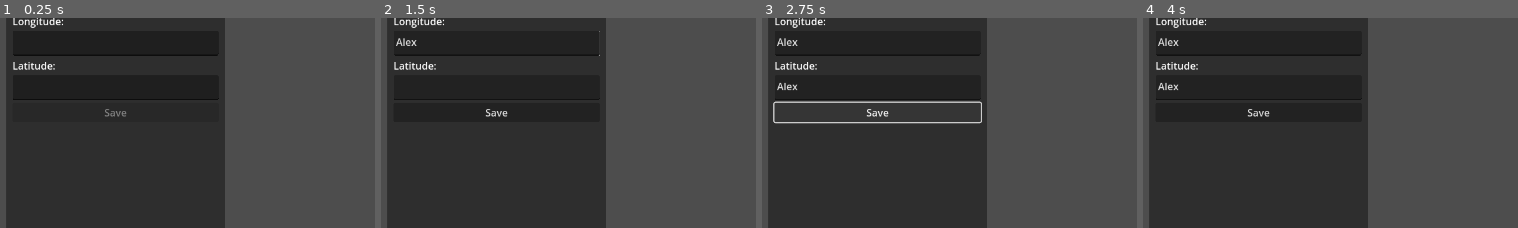
Above: before the commit, frames 1-4 (left to right).
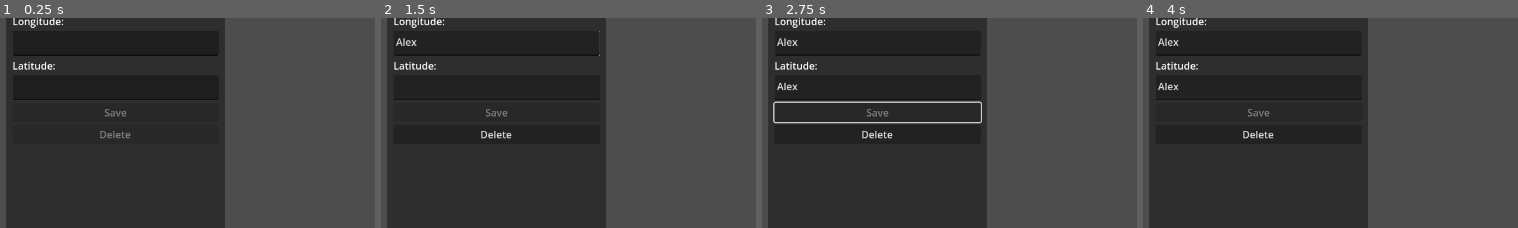
Above: after the commit, the same moments.

Repository: NotYetTerminal/Interactive-Map-SETU-Carlow
Game: Godot game, scene res://root.tscn
Same seed, same stepped clock (60 frames per second), same inputs: the game is played once before the commit and once after it. The engine's default icon, where the game draws it, is replaced by a stand-in: a white triangle on a blue panel in a dark square.
Inputs (mouse positions are % of the whole screen's width and height, from its top left):
- Up to frame 1 (0.25 s): no input
- Up to frame 2 (1.5 s): click "Edit Mode" at 0.5 s; click (15, 17) at 1.27 s; type "Alex" at 1.35 s
- Up to frame 3 (2.75 s): click (15, 27) at 1.5 s; type "Alex" at 1.58 s; click (15, 33) at 2 s, where only the run before the commit has a clickable "Save"
- Up to frame 4 (4 s): click "Edit Mode" at 2.75 s; click "Edit Mode" at 3.5 s
The pictures show only the part of the screen within x 0-50%, y 11-61%; the shares and areas given below are measured in that part.

The runs differ from the first frame. In frame 1, 0.1% of the frame differs, in the area x 26-35%, y 53-58%; in frame 2, 0.3%; in frame 3, 0.3%, in the area x 26-35%, y 43-58%; in frame 4, 0.3%.
Error in both runs: Invalid operands 'String' and 'int' in operator '+'. (res://firebase/firebase_connector.gd:65)

Commit message:
Work on structure deletion, query bug fixed

Diff:
--- a/interactive-map-of-setu-carlow/firebase/firebase_connector.gd
+++ b/interactive-map-of-setu-carlow/firebase/firebase_connector.gd
@@ -84,8 +84,6 @@
 	# Run for each document in collection
 	for structure_document: FirestoreDocument in await Firebase.Firestore.list(collection_path):
 		sub_collection_path = collection_path + "/" + structure_document.doc_name + '/'
-		# Add reference to Waypoints collection
-		structure_document.document[WAYPOINTS_COLLECTION] = {}
 		print(structure_document)
 
 		# Save data and run for specific sub collection
@@ -97,8 +95,9 @@
 					structure_document.document[WAYPOINTS_COLLECTION] = {}
 					structure_document.document[BUILDINGS_COLLECTION] = {}
 				else:
-					structure_document.document[WAYPOINTS_COLLECTION] = Globals.offline_data[structure_document.doc_name][WAYPOINTS_COLLECTION]
-					structure_document.document[BUILDINGS_COLLECTION] = Globals.offline_data[structure_document.doc_name][BUILDINGS_COLLECTION]
+					# Convert dictionary to deep copy
+					structure_document.document[WAYPOINTS_COLLECTION] = str_to_var(var_to_str(Globals.offline_data[structure_document.doc_name][WAYPOINTS_COLLECTION]) )
+					structure_document.document[BUILDINGS_COLLECTION] = str_to_var(var_to_str(Globals.offline_data[structure_document.doc_name][BUILDINGS_COLLECTION]))
 
 				# Save to Base_Map document id
 				new_offline_data[structure_document.doc_name] = structure_document.document
@@ -123,8 +122,9 @@
 					structure_document.document[WAYPOINTS_COLLECTION] = {}
 					structure_document.document[ROOMS_COLLECTION] = {}
 				else:
-					structure_document.document[WAYPOINTS_COLLECTION] = Globals.offline_data[collection_path.split('/')[1]][BUILDINGS_COLLECTION][structure_document.doc_name][WAYPOINTS_COLLECTION]
-					structure_document.document[ROOMS_COLLECTION] = Globals.offline_data[collection_path.split('/')[1]][BUILDINGS_COLLECTION][structure_document.doc_name][ROOMS_COLLECTION]
+					# Convert dictionary to deep copy
+					structure_document.document[WAYPOINTS_COLLECTION] = str_to_var(var_to_str(Globals.offline_data[collection_path.split('/')[1]][BUILDINGS_COLLECTION][structure_document.doc_name][WAYPOINTS_COLLECTION]))
+					structure_document.document[ROOMS_COLLECTION] = str_to_var(var_to_str(Globals.offline_data[collection_path.split('/')[1]][BUILDINGS_COLLECTION][structure_document.doc_name][ROOMS_COLLECTION]))
 
 				# Save to Base_Map document id -> Buildings collection -> Building document id
 				new_offline_data[collection_path.split('/')[1]][BUILDINGS_COLLECTION][structure_document.doc_name] = structure_document.document
@@ -148,14 +148,15 @@
 				if new_collection:
 					structure_document.document[WAYPOINTS_COLLECTION] = {}
 				else:
-					structure_document.document[WAYPOINTS_COLLECTION] = Globals.offline_data[collection_path.split('/')[1]][BUILDINGS_COLLECTION][collection_path.split('/')[3]][ROOMS_COLLECTION][structure_document.doc_name][WAYPOINTS_COLLECTION]
+					# Convert dictionary to deep copy
+					structure_document.document[WAYPOINTS_COLLECTION] = str_to_var(var_to_str(Globals.offline_data[collection_path.split('/')[1]][BUILDINGS_COLLECTION][collection_path.split('/')[3]][ROOMS_COLLECTION][structure_document.doc_name][WAYPOINTS_COLLECTION]))
 
 				# Save to Base_Map document id -> Buildings collection -> Building document id -> Rooms collection -> Room document id
 				new_offline_data[collection_path.split('/')[1]][BUILDINGS_COLLECTION][collection_path.split('/')[3]][ROOMS_COLLECTION][structure_document.doc_name] = structure_document.document
 
 				# Run for Waypoints collection
 				@warning_ignore("unsafe_call_argument")
-				if new_collection || int(structure_document.document['wa …(129 unchanged characters)… n_path.split('/')[3]][ROOMS_COLLECTION]['waypoints_updated_time']['integerValue']):
+				if new_collection || int(structure_document.document['wa …(129 unchanged characters)… n_path.split('/')[3]][ROOMS_COLLECTION][structure_document.doc_name]['waypoints_updated_time']['integerValue']):
 					# Run for each Waypoint document in collection
 					for waypoint_document: FirestoreDocument in await Firebase.Firestore.list(sub_collection_path + WAYPOINTS_COLLECTION):
 						# Save to Base_Map document id -> Buildings collection -> Building document id -> Rooms collection -> Room document id -> Waypoints collection -> Waypoint document id
@@ -291,3 +292,9 @@
 						waypoint_document.add_or_update_field(field_name, Globals.offline_data[base_map_id][WAYPOINTS_COLLECTION][waypoint_document.doc_name][field_name].values()[0])
 				_document = await Firebase.Firestore.collection('Base_Map/' + base_map_id + '/' + WAYPOINTS_COLLECTION).update(waypoint_document)
 				break
+
+# Delete the specified document from the cloud
+func delete_structure(path: String, id: String) -> void:
+	var document_parent_collection: FirestoreCollection = Firebase.Firestore.collection('Base_Map/' + path)
+	var document: FirestoreDocument = await document_parent_collection.get_doc(id)
+	var _was_deleted: bool = await document_parent_collection.delete(document)
--- a/interactive-map-of-setu-carlow/globals.gd
+++ b/interactive-map-of-setu-carlow/globals.gd
@@ -33,7 +33,8 @@
 # Save data for both local and cloud
 func save_data(id: String, fields: Array[String]) -> void:
 	save_offline_data()
-	save_online_data(id, fields)
+	# Save data to cloud
+	firebaseConnector.save_map_data(id, fields)
 
 # Save offline data
 func save_offline_data() -> void:
@@ -42,6 +43,8 @@
 		print("Saved")
 		file.store_var(offline_data)
 
-# Save data to cloud
-func save_online_data(id: String, fields: Array[String]) -> void:
-	firebaseConnector.save_map_data(id, fields)
+# Delete the structure according to id
+func delete_structure(path: String, id: String) -> void:
+	save_offline_data()
+	# Delete structure from cloud
+	await firebaseConnector.delete_structure(path, id)
--- a/interactive-map-of-setu-carlow/structures/building.gd
+++ b/interactive-map-of-setu-carlow/structures/building.gd
@@ -79,6 +79,23 @@
 	for room: Room in $Rooms.get_children():
 		room.set_structure_global_position()
 
+# Delete the structure and data related to it
+func delete_itself() -> void:
+	# Delete all Rooms in the Building
+	for room: Room in rooms.get_children():
+		await room.delete_itself()
+	# Delete all Waypoints in the Building
+	for waypoint: Waypoint in waypoints.get_children():
+		await waypoint.delete_itself()
+
+	var base_map: BaseMap = get_parent().get_parent()
+	var buildings_dictionary: Dictionary = Globals.offline_data[base_map.id]['Buildings']
+	var _erased: bool = buildings_dictionary.erase(id)
+	base_map.update_buildings_time(int(Time.get_unix_time_from_system()))
+
+	await Globals.delete_structure(base_map.id + '/Buildings', id)
+	self.queue_free()
+
 # Adds in the texture for the building
 func add_map_texture() -> void:
 	if building_name in map_textures_dictionary.keys():
--- a/interactive-map-of-setu-carlow/structures/room.gd
+++ b/interactive-map-of-setu-carlow/structures/room.gd
@@ -69,3 +69,18 @@
 	super.set_structure_global_position()
 	for waypoint: Waypoint in $Waypoints.get_children():
 		waypoint.set_structure_global_position()
+
+# Delete the structure and data related to it
+func delete_itself() -> void:
+	# Delete all Waypoints in the Rooms
+	for waypoint: Waypoint in waypoints.get_children():
+		await waypoint.delete_itself()
+
+	var building: Building = get_parent().get_parent()
+	var base_map: BaseMap = building.get_parent().get_parent()
+	var rooms_dictionary: Dictionary = Globals.offline_data[base_map.id]['Buildings'][building.id]['Rooms']
+	var _erased: bool = rooms_dictionary.erase(id)
+	building.update_rooms_time(int(Time.get_unix_time_from_system()))
+
+	await Globals.delete_structure(base_map.id + '/Buildings/' + building.id + '/Rooms', id)
+	self.queue_free()
--- a/interactive-map-of-setu-carlow/structures/structure.gd
+++ b/interactive-map-of-setu-carlow/structures/structure.gd
@@ -13,6 +13,10 @@
 	pass
 
 func update_waypoints_time(_new_time: int) -> void:
+	pass
+
+# Delete the structure and data related to it
+func delete_itself() -> void:
 	pass
 
 # Set the position of the structue based on the GPS coordinates
--- a/interactive-map-of-setu-carlow/structures/waypoint.gd
+++ b/interactive-map-of-setu-carlow/structures/waypoint.gd
@@ -76,6 +76,51 @@
 
 	Globals.save_data(id, fields)
 
+# Delete the structure and data related to it
+func delete_itself() -> void:
+	var waypoints_dictionary: Dictionary
+	var collection_path: String
+
+	var parent_1: Structure = get_parent().get_parent()
+	if parent_1 is BaseMap:
+		waypoints_dictionary = Globals.offline_data[parent_1.id]['Waypoints']
+		collection_path = parent_1.id + '/Waypoints'
+	elif parent_1 is Building:
+		var parent_2: BaseMap = parent_1.get_parent().get_parent()
+		waypoints_dictionary = Globals.offline_data[parent_2.id]['Buildings'][parent_1.id]['Waypoints']
+		collection_path = parent_2.id + '/Buildings/' + parent_1.id + '/Waypoints'
+	elif parent_1 is Room:
+		var parent_2: Building = parent_1.get_parent().get_parent()
+		var parent_3: BaseMap = parent_2.get_parent().get_parent()
+		waypoints_dictionary = Globals.offline_data[parent_3.id]['Buildings'][parent_2.id]['Rooms'][parent_1.id]['Waypoints']
+		collection_path = parent_3.id + '/Buildings/' + parent_2.id + '/Rooms/' + parent_1.id + '/Waypoints'
+
+	var _erased: bool = waypoints_dictionary.erase(id)
+	parent_1.update_waypoints_time(int(Time.get_unix_time_from_system()))
+
+	# Delete connections with other Waypoints
+	for waypoint_id: String in waypoint_connections_ids:
+		var waypoint: Waypoint = Globals.pathfinder.get_waypoint(waypoint_id)
+		waypoint.remove_connection(id)
+
+	await Globals.delete_structure(collection_path, id)
+	self.queue_free()
+
+# Removes the id passed in from the connections
+func remove_connection(id_to_remove: String) -> void:
+	# Update parent structure Waypoints time
+	var parent_structure: Structure = get_parent().get_parent()
+	parent_structure.update_waypoints_time(int(Time.get_unix_time_from_system()))
+	# Remove from connections
+	waypoint_connections_ids.erase(id_to_remove)
+	# Update save data
+	Globals.save_data(id, ["waypoint_connections_ids"])
+
+	# Remove graphical link
+	var link_node: Node3D = links_dictionary[id_to_remove]
+	var _erased: bool = links_dictionary.erase(id_to_remove)
+	link_node.queue_free()
+
 # Called to activate the links of this waypoint
 # May call on connections to do the same
 func activate_links() -> void:
--- a/interactive-map-of-setu-carlow/ui/ui_root.gd
+++ b/interactive-map-of-setu-carlow/ui/ui_root.gd
@@ -6,6 +6,8 @@
 
 @onready var structure_label: Label = $Panel2/VBoxContainer2/StructureTypeLabel
 @onready var save_button: Button = $Panel2/VBoxContainer2/SaveButton
+@onready var delete_button: Button = $Panel2/VBoxContainer2/DeleteButton
+@onready var delete_confirmation_panel: Panel = $Panel3
 
 var selected_structure: Structure
 var starting_waypoint: Waypoint
@@ -20,7 +22,13 @@
 	Globals.edit_mode = toggled_on
 	edit_mode_toggled.emit()
 	change_text_edits()
-	save_button.disabled = not Globals.edit_mode
+	check_save_and_delete_buttons()
+
+# Enable or disable buttons
+func check_save_and_delete_buttons() -> void:
+	save_button.disabled = selected_structure == null or not Globals.edit_mode
+	# Delete button not used for Base Map
+	delete_button.disabled = selected_structure is BaseMap or not Globals.edit_mode
 
 # Change the editable status of all Text Edits
 func change_text_edits() -> void:
@@ -62,6 +70,9 @@
 	$Panel/VBoxContainer/StartButton.disabled = true
 	@warning_ignore("unsafe_property_access")
 	$Panel/VBoxContainer/TargetButton.disabled = true
+
+	check_save_and_delete_buttons()
+
 	# Set individual ones
 	if selected_structure is BaseMap:
 		structure_label.text = 'Base Map'
@@ -266,3 +277,18 @@
 
 	# Reset all Waypoints used in last pathfinding
 	Globals.pathfinder.reset()
+
+# Used to delete a structure
+func _on_delete_button_pressed() -> void:
+	if selected_structure is not BaseMap:
+		delete_confirmation_panel.visible = true
+
+# Close confirmation window
+func _on_cancel_button_pressed() -> void:
+	delete_confirmation_panel.visible = false
+
+# Delete structure selected
+func _on_confirm_button_pressed() -> void:
+	if selected_structure is not BaseMap:
+		selected_structure.delete_itself()
+		delete_confirmation_panel.visible = false
--- a/interactive-map-of-setu-carlow/ui/ui_root.tscn
+++ b/interactive-map-of-setu-carlow/ui/ui_root.tscn
@@ -1,6 +1,9 @@
-[gd_scene load_steps=2 format=3 uid="uid://c8wl51gue5ps3"]
+[gd_scene load_steps=3 format=3 uid="uid://c8wl51gue5ps3"]
 
 [ext_resource type="Script" path="res://ui/ui_root.gd" id="1_sfv4s"]
+
+[sub_resource type="StyleBoxFlat" id="StyleBoxFlat_6j0da"]
+bg_color = Color(0, 0, 0, 0.4)
 
 [node name="UIRoot" type="Control"]
 layout_mode = 3
@@ -268,6 +271,62 @@
 layout_mode = 2
 disabled = true
 text = "Save"
+
+[node name="DeleteButton" type="Button" parent="Panel2/VBoxContainer2"]
+layout_mode = 2
+disabled = true
+text = "Delete"
+
+[node name="Panel3" type="Panel" parent="."]
+visible = false
+layout_mode = 1
+anchors_preset = 15
+anchor_right = 1.0
+anchor_bottom = 1.0
+grow_horizontal = 2
+grow_vertical = 2
+theme_override_styles/panel = SubResource("StyleBoxFlat_6j0da")
+
+[node name="Panel4" type="Panel" parent="Panel3"]
+layout_mode = 1
+anchors_preset = 8
+anchor_left = 0.5
+anchor_top = 0.5
+anchor_right = 0.5
+anchor_bottom = 0.5
+offset_left = -140.0
+offset_top = -35.0
+offset_right = 140.0
+offset_bottom = 35.0
+grow_horizontal = 2
+grow_vertical = 2
+
+[node name="VBoxContainer" type="VBoxContainer" parent="Panel3/Panel4"]
+layout_mode = 1
+anchors_preset = 15
+anchor_right = 1.0
+anchor_bottom = 1.0
+grow_horizontal = 2
+grow_vertical = 2
+alignment = 1
+
+[node name="ConfirmationLabel" type="Label" parent="Panel3/Panel4/VBoxContainer"]
+layout_mode = 2
+text = "Confirm deletion of the selected?"
+horizontal_alignment = 1
+vertical_alignment = 1
+
+[node name="HBoxContainer" type="HBoxContainer" parent="Panel3/Panel4/VBoxContainer"]
+layout_mode = 2
+alignment = 1
+
+[node name="DeleteButton" type="Button" parent="Panel3/Panel4/VBoxContainer/HBoxContainer"]
+layout_mode = 2
+text = "Delete"
+
+[node name="CancelButton" type="Button" parent="Panel3/Panel4/VBoxContainer/HBoxContainer"]
+layout_mode = 2
+text = "Cancel"
 
 [connection signal="toggled" from="Panel/VBoxContainer/CheckButton" to="." method="_on_check_button_toggled"]
 [connection signal="pressed" from="Panel/VBoxContainer/StartButton" to="." method="_on_start_button_pressed"]
@@ -275,3 +334,6 @@
 [connection signal="pressed" from="Panel/VBoxContainer/PathfindingButton" to="." method="_on_pathfinding_button_pressed"]
 [connection signal="pressed" from="Panel/VBoxContainer/ResetButton" to="." method="_on_reset_button_pressed"]
 [connection signal="pressed" from="Panel2/VBoxContainer2/SaveButton" to="." method="_on_save_button_pressed"]
+[connection signal="pressed" from="Panel2/VBoxContainer2/DeleteButton" to="." method="_on_delete_button_pressed"]
+[connection signal="pressed" from="Panel3/Panel4/VBoxContainer/HBoxContainer/DeleteButton" to="." method="_on_confirm_button_pressed"]
+[connection signal="pressed" from="Panel3/Panel4/VBoxContainer/HBoxContainer/CancelButton" to="." method="_on_cancel_button_pressed"]
